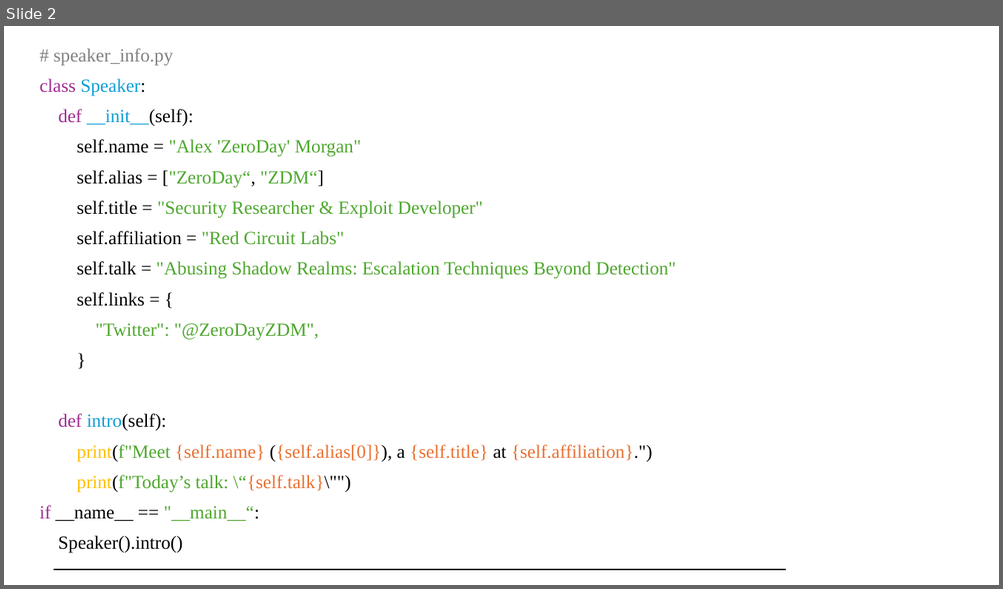
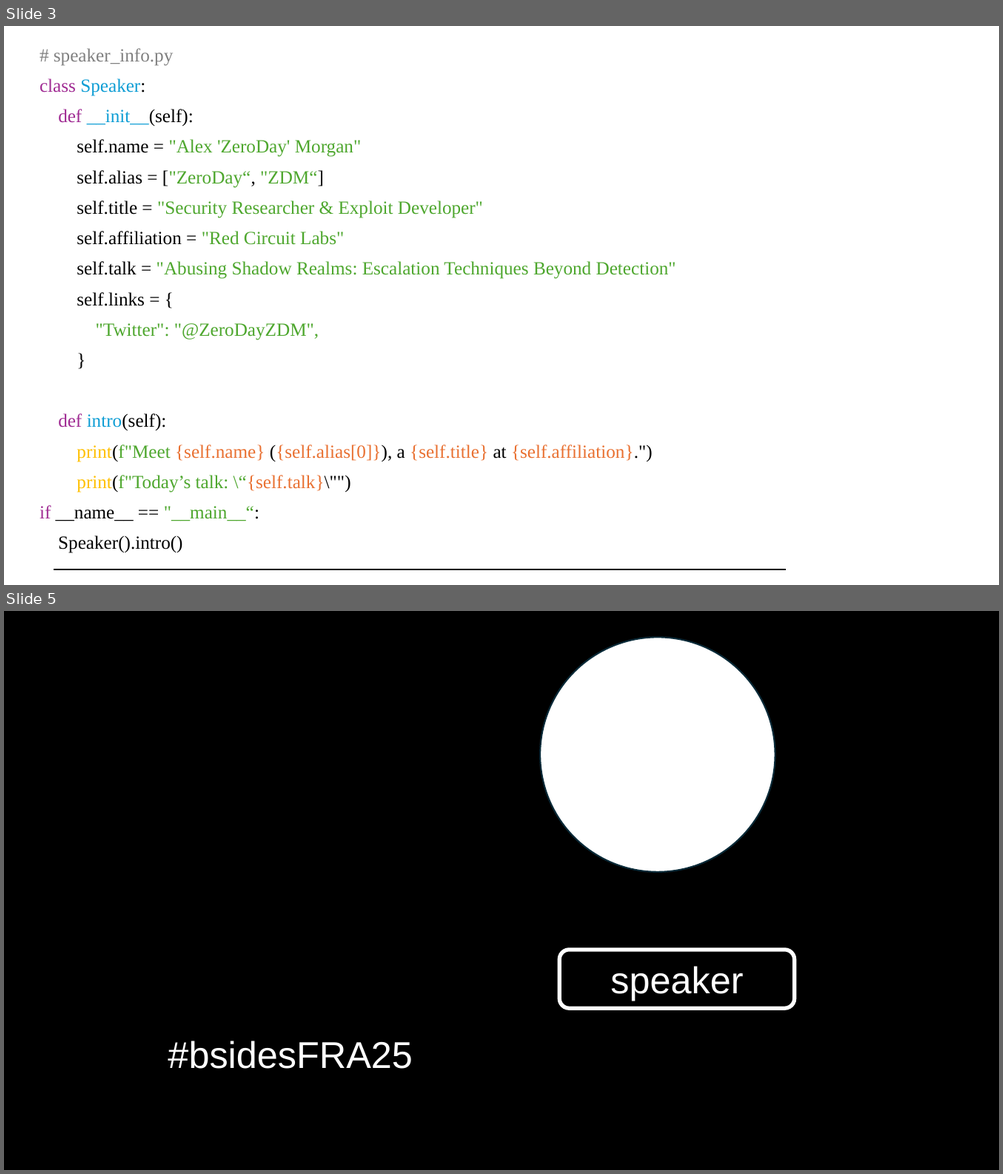
Before and after one commit to realalexandergeorgiev/realalexandergeorgiev.github.io, a slide deck: mediakit/Powerpoint/BSides_Master.potx. Shown one above the other, each under a label of ours: slide 2 before the commit, slides 3 and 5 after it; the slides between them are not shown. The pictures are 1003x589 and 1003x1174 pixels, drawn with LibreOffice and Linux fonts; fonts in the diff are those of the drawing; background and template pictures are left out. Boxes give left, top, right and bottom in pixels: in the first picture for what was removed or moved away, otherwise in the second. Text is boxed around its words. In the diff, an @@ line names an element or a change of style, - is before the commit and + after.

Commit message:
updated version

```diff
--- a/mediakit/Powerpoint/BSides_Master.potx
+++ b/mediakit/Powerpoint/BSides_Master.potx
@@ slide 5 added at (4,611,999,1170), background #000000 @@
@@ ellipse added at (540,637,775,872), fill #FFFFFF, outline #092A39 1.5 pt @@
@@ rounded rectangle added at (559,950,794,1008), outline #FFFFFF 3.75 pt, 36 pt, text #FFFFFF @@
+speaker
@@ rounded rectangle added at (153,1025,428,1084), 36 pt, text #FFFFFF @@
+#bsidesFRA25
@@ what was slide 2 is now slide 3 @@
```
Also in this commit, not shown: 4 other slides added.
